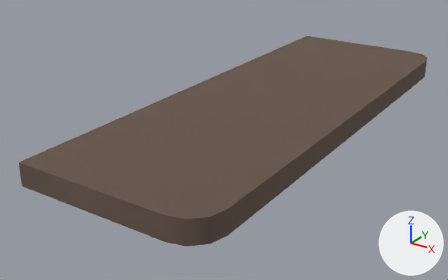
Renders of the Blender file BlenderFiles/The Desk/ShelfPiece.blend from each side of a commit.
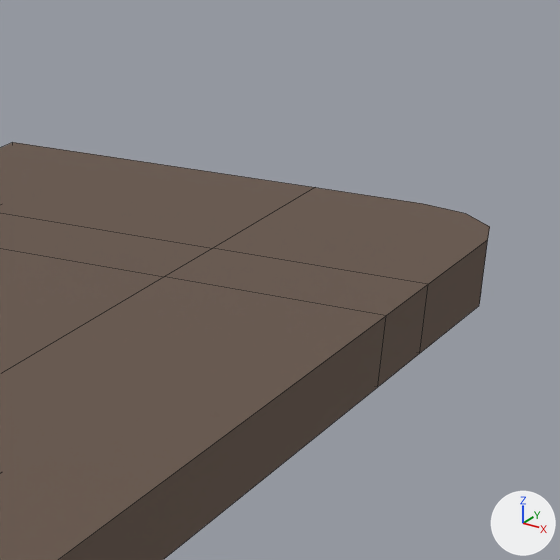
Old and new are each drawn whole from a camera (50 mm lens) standing at (3.3, -5.93, 2.46) and looking at (-0.46, -0.33, -0.44) and again close up on the part from 68% to 99% of the width and 0% to 51% of the height. Every picture has the same lights, and +X, +Y and +Z are marked at lower right. The last two pictures show the newer version. The close-ups show mesh edges as thin lines.

The scene before the commit, as lines of its bpy script (objects in view):
```python
me_cube = bpy.data.meshes.new('Cube')
me_cube.from_pydata(...)  # 56 vertices, 45 faces; spans x -1.0..1.0, y -2.8..2.8, z -0.9..0.09
me_cube.polygons.foreach_set('use_smooth', [True] * 45)
me_cube.materials.append(mat_material)  # brown #66564a
# before: 6 (1.0, 1.83, -0.14) at pixel (419, 353), 11 (1.0, 1.83, 0.09) at pixel (428, 284), 20 (0.25, 2.8, 0.09) at pixel (315, 187), 23 (0.25, 2.8, -0.14), 24 (0.25, 1.83, 0.09) at pixel (212, 248)
# before: 26 (0.25, 1.83, -0.14), 40 (1.0, 2.46, -0.14) at pixel (479, 305), 41 (0.66, 2.8, -0.14), 42 (0.95, 2.63, -0.14) at pixel (481, 291), 43 (0.83, 2.76, -0.14)
# before: 44 (0.66, 2.8, 0.09) at pixel (423, 203), 45 (1.0, 2.46, 0.09) at pixel (487, 239), 46 (0.83, 2.76, 0.09) at pixel (465, 213), 47 (0.95, 2.63, 0.09) at pixel (489, 226)
ob_cube = bpy.data.objects.new('Cube', me_cube)
ob_cube.location = (0.0, 0.0, 0.0)
```
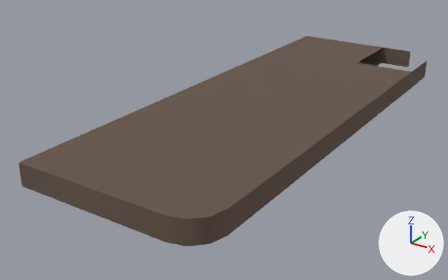
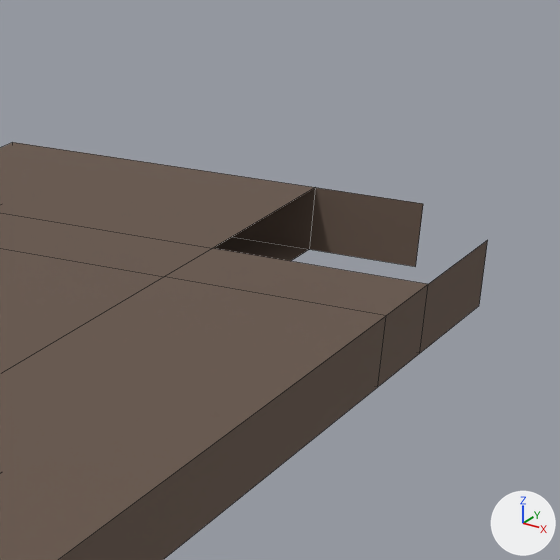
Pixel boxes [x1, y1, x2, y2] of what changed, in the close-ups (560 x 560 px):
'Cube', reshaped: before [0, 142, 490, 560]; after [0, 142, 488, 560]
part 1 of me_cube, deleted (brown): before [214, 187, 490, 296]

The change, as a list of edits to the scene's bpy script:
```text
Change me_cube:
    used by ob_cube; location = (0.0, 0.0, 0.0)
    verts and faces of me_cube; kept vertices keep their numbers, new ones are numbered from 56
    remove me_cube.from_pydata(...)  # 56 vertices, 45 faces; spans x -1.0..1.0, y -2.8..2.8, z -0.9..0.09
    add me_cube.from_pydata(...)  # 52 vertices, 43 faces; spans x -1.0..1.0, y -2.8..2.8, z -0.9..0.09
    me_cube part 1
    add delete_vertices([42, 43, 46, 47])  # with the faces that use them
```
